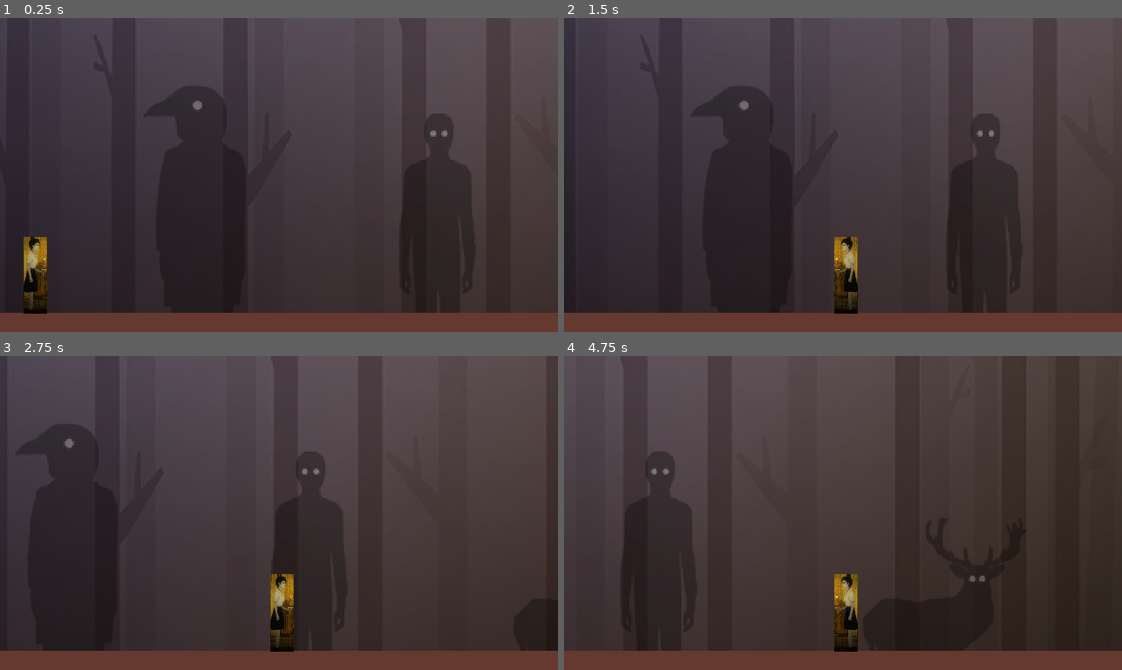
Above: before the commit, frames 1-4 (two rows, left to right).
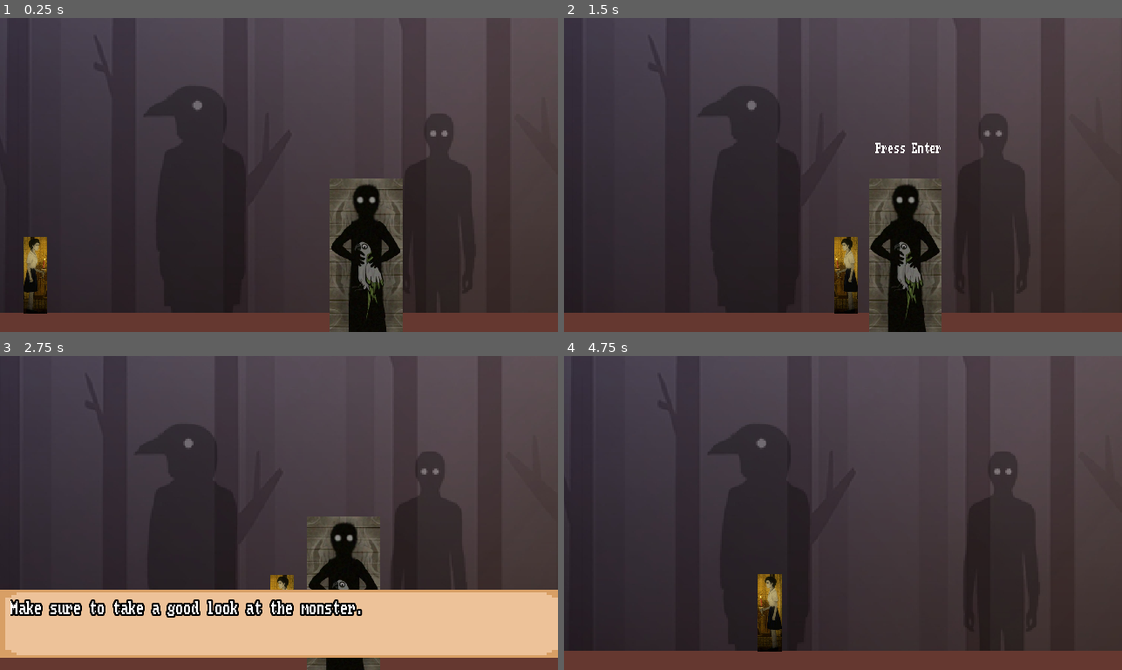
Above: after the commit, the same moments.

Repository: SteeRevo/VerseJumper
Game: Godot game, scene res://Scenes/BaseScene.tscn
The game is run twice, just before and just after one commit, with the same random seed, the same clock (stepped at 60 frames per second) and the same inputs.
Inputs:
- Up to frame 1 (0.25 s): no input
- Up to frame 2 (1.5 s): tap Enter (ui_accept) at 0.5, 0.77, 0.8, 1.07, 1.35 s; hold D (right) 0.53-1.28 s; hold Shift (strafe, bound only after the commit) 0.53-1.28 s; hold A (left) from 1.28 s (still down)
- Up to frame 3 (2.75 s): tap Enter (ui_accept) at 1.52, 1.82, 2.3 s; tap Shift (strafe, bound only after the commit) at 1.55 s; release A (left) at 2.03 s; hold D (right) from 2.03 s (still down); hold Shift (strafe, bound only after the commit) from 2.03 s (still down)
- Up to frame 4 (4.75 s): release Shift (strafe, bound only after the commit) at 2.78 s; tap Shift (strafe, bound only after the commit) at 2.85, 4.35 s; tap Enter (ui_accept) at 3.02, 3.32, 4.52 s; release D (right) at 3.53 s; hold Enter (ui_accept) 3.53-4.28 s; hold A (left) from 3.53 s (still down)

The runs differ from the first frame. In frame 1, 4.5% of the frame differs, in the area x 59-73%, y 51-100%; in frame 2, 5.4%; in frame 3, 33%, in the area x 0-100%, y 0-100%; in frame 4, 24%.

Commit message:
updated gameplay section

Diff:
--- a/VerseJumperGodot/DialogueBox.gd
+++ b/VerseJumperGodot/DialogueBox.gd
@@ -1,11 +1,14 @@
 extends Control
 
-var dialogue = ["Hello, wanna see something scary",
-"Are you sure? You shouldn't get closer"]
+var dialogue = ["Hello, wanna see something scary?",
+"You should start running as soon as you can.",
+"Make sure to take a good look at the monster."]
 
 onready var dialogue_display
 onready var playerNode = get_node("/root/BaseScene/Player")
 onready var catPhoto = get_node("/root/BaseScene/catPhoto")
+
+signal activate_monster
 
 var dialogue_index = 0
 var finished = false
@@ -14,6 +17,7 @@
 	playerNode.can_move = false
 	print(playerNode.can_move)
 	load_dialogue()
+	print(self.get_path())
 
 func _process(delta):
 	if Input.is_action_just_pressed("ui_accept"):
@@ -26,6 +30,6 @@
 		print(dialogue[dialogue_index])
 	else:
 		playerNode.can_move = true
-		catPhoto.visible = true
+		emit_signal("activate_monster")
 		queue_free()
 	dialogue_index += 1
--- a/VerseJumperGodot/Player.gd
+++ b/VerseJumperGodot/Player.gd
@@ -27,10 +27,10 @@
 		var inputVector = Vector2.ZERO
 		inputVector.x = Input.get_action_strength("right") - Input.get_action_strength("left")
 
-		if inputVector.x == -1:
+		if inputVector.x == -1 and !Input.is_action_pressed("strafe"):
 			sprite.set_flip_h(true)
 
-		elif inputVector.x == 1:
+		elif inputVector.x == 1 and !Input.is_action_pressed("strafe"):
 			sprite.set_flip_h(false)
 
 
--- a/VerseJumperGodot/Scenes/BaseScene.tscn
+++ b/VerseJumperGodot/Scenes/BaseScene.tscn
@@ -8,7 +8,9 @@
 [ext_resource path="res://temp_npc_asset.png" type="Texture" id=6]
 [ext_resource path="res://Scenes/NPC.gd" type="Script" id=7]
 [ext_resource path="res://novem___.ttf" type="DynamicFontData" id=8]
-[ext_resource path="res://Caring For a Newborn KittenHERO.jpg" type="Texture" id=9]
+[ext_resource path="res://beast.png" type="Texture" id=9]
+[ext_resource path="res://Scenes/catPhoto.gd" type="Script" id=10]
+[ext_resource path="res://Scenes/EndLevel.gd" type="Script" id=11]
 
 [sub_resource type="CapsuleShape2D" id=1]
 radius = 8.97989
@@ -29,6 +31,12 @@
 [sub_resource type="DynamicFont" id=6]
 size = 32
 font_data = ExtResource( 8 )
+
+[sub_resource type="RectangleShape2D" id=7]
+extents = Vector2( 357.798, 293.88 )
+
+[sub_resource type="RectangleShape2D" id=8]
+extents = Vector2( 27.2922, 36.0576 )
 
 [node name="BaseScene" type="Node2D"]
 
@@ -82,7 +90,7 @@
 shape = SubResource( 3 )
 
 [node name="NPC" type="StaticBody2D" parent="."]
-position = Vector2( 1074.68, 143.438 )
+position = Vector2( 215.896, 148.994 )
 scale = Vector2( 0.215179, 0.215179 )
 script = ExtResource( 7 )
 
@@ -122,13 +130,48 @@
 [node name="BottomRight" type="Position2D" parent="Camera2D/Limits"]
 position = Vector2( 1119.26, 190.882 )
 
+[node name="catPhoto" type="Sprite" parent="."]
+position = Vector2( -226.371, 111.642 )
+scale = Vector2( 0.201619, 0.201619 )
+texture = ExtResource( 9 )
+script = ExtResource( 10 )
+
+[node name="Area2D" type="Area2D" parent="catPhoto"]
+
+[node name="CollisionShape2D" type="CollisionShape2D" parent="catPhoto/Area2D"]
+rotation = 1.5708
+shape = SubResource( 7 )
+
 [node name="CanvasLayer" type="CanvasLayer" parent="."]
 
-[node name="catPhoto" type="Sprite" parent="."]
+[node name="ColorRect" type="ColorRect" parent="CanvasLayer"]
 visible = false
-position = Vector2( 985.51, 81.2045 )
-scale = Vector2( 0.201619, 0.201619 )
-texture = ExtResource( 9 )
+margin_right = 493.0
+margin_bottom = 242.0
+color = Color( 0, 0, 0, 1 )
+__meta__ = {
+"_edit_use_anchors_": false
+}
+
+[node name="Label" type="Label" parent="CanvasLayer/ColorRect"]
+margin_left = 121.838
+margin_top = 83.6975
+margin_right = 194.838
+margin_bottom = 111.697
+text = "Game Over"
+__meta__ = {
+"_edit_use_anchors_": false
+}
+
+[node name="EndLevel" type="Area2D" parent="."]
+position = Vector2( 1065.29, 150.973 )
+script = ExtResource( 11 )
+
+[node name="CollisionShape2D" type="CollisionShape2D" parent="EndLevel"]
+position = Vector2( 37.0811, 1.05945 )
+shape = SubResource( 8 )
 
 [connection signal="body_entered" from="NPC/Area2D" to="NPC" method="_on_Area2D_body_entered"]
 [connection signal="body_exited" from="NPC/Area2D" to="NPC" method="_on_Area2D_body_exited"]
+[connection signal="body_entered" from="catPhoto/Area2D" to="catPhoto" method="_on_Area2D_body_entered"]
+[connection signal="body_entered" from="EndLevel" to="EndLevel" method="_on_EndLevel_body_entered"]
--- /dev/null
+++ b/VerseJumperGodot/Scenes/EndLevel.gd
@@ -0,0 +1,22 @@
+extends Area2D
+
+
+# Declare member variables here. Examples:
+# var a = 2
+# var b = "text"
+
+
+# Called when the node enters the scene tree for the first time.
+func _ready():
+	pass # Replace with function body.
+
+
+# Called every frame. 'delta' is the elapsed time since the previous frame.
+#func _process(delta):
+#	pass
+
+
+func _on_EndLevel_body_entered(body):
+	if body.name == "Player":
+		get_parent().get_node("CanvasLayer/ColorRect").visible = true
+		get_parent().get_node("CanvasLayer/ColorRect/Label").text = "You Win"
--- a/VerseJumperGodot/Scenes/NPC.gd
+++ b/VerseJumperGodot/Scenes/NPC.gd
@@ -6,6 +6,8 @@
 var can_interact = false
 var dialoguebox = null
 
+signal dialogue_created
+
 func _ready():
 	pass
 
@@ -13,8 +15,11 @@
 	if Input.is_action_pressed("ui_accept") and can_interact == true:
 		label.visible = false
 		var dialogue = DIALOGUE.instance()
-		var dialoguebox = get_parent().get_node("CanvasLayer").add_child(dialogue)
+		get_parent().get_node("CanvasLayer").add_child(dialogue)
 		can_interact = false
+		var dialogue_path = get_node("/root/BaseScene/CanvasLayer/Control/DialogueBox")
+		dialogue_path.connect("activate_monster", self, "on_dialogue_done")
+		emit_signal("dialogue_created")
 
 func _on_Area2D_body_entered(body):
 	if body.name == "Player":
@@ -26,3 +31,6 @@
 	if body.name == "Player":
 		label.visible = false
 		can_interact = false
+
+func on_dialogue_done():
+	queue_free()
--- /dev/null
+++ b/VerseJumperGodot/Scenes/catPhoto.gd
@@ -0,0 +1,31 @@
+extends Sprite
+
+
+# Declare member variables here. Examples:
+# var a = 2
+# var b = "text"
+
+var hitPlayer = true
+
+# Called when the node enters the scene tree for the first time.
+func _ready():
+	var npc = get_parent().get_node("NPC")
+	npc.connect("dialogue_created", self, "connect_to_dialogue")
+
+func connect_to_dialogue():
+	var dialogue_path = get_node("/root/BaseScene/CanvasLayer/Control/DialogueBox")
+	dialogue_path.connect("activate_monster", self, "monster_time")
+
+func monster_time():
+	hitPlayer = false
+
+func _process(_delta):
+	var player_sight = get_parent().get_node("Player/Sprite").flip_h
+	if !hitPlayer and player_sight == false:
+		global_position.x += 2
+
+
+func _on_Area2D_body_entered(body):
+	if body.name == "Player":
+		get_parent().get_node("CanvasLayer/ColorRect").visible = true
+		get_tree().paused = true
--- a/VerseJumperGodot/project.godot
+++ b/VerseJumperGodot/project.godot
@@ -44,6 +44,11 @@
 "events": [ Object(InputEventKey,"resource_local_to_scene":false,"resource_name":"","device":0,"alt":false,"shift":false,"control":false,"meta":false,"command":false,"pressed":false,"scancode":83,"unicode":0,"echo":false,"script":null)
  ]
 }
+strafe={
+"deadzone": 0.5,
+"events": [ Object(InputEventKey,"resource_local_to_scene":false,"resource_name":"","device":0,"alt":false,"shift":false,"control":false,"meta":false,"command":false,"pressed":false,"scancode":16777237,"unicode":0,"echo":false,"script":null)
+ ]
+}
 
 [physics]
 
Not shown: 1 places in VerseJumperGodot/Scenes/BaseScene.tscn that only renumber resources
Binary file added: VerseJumperGodot/beast.png
Not shown, added: VerseJumperGodot/beast.png.import
